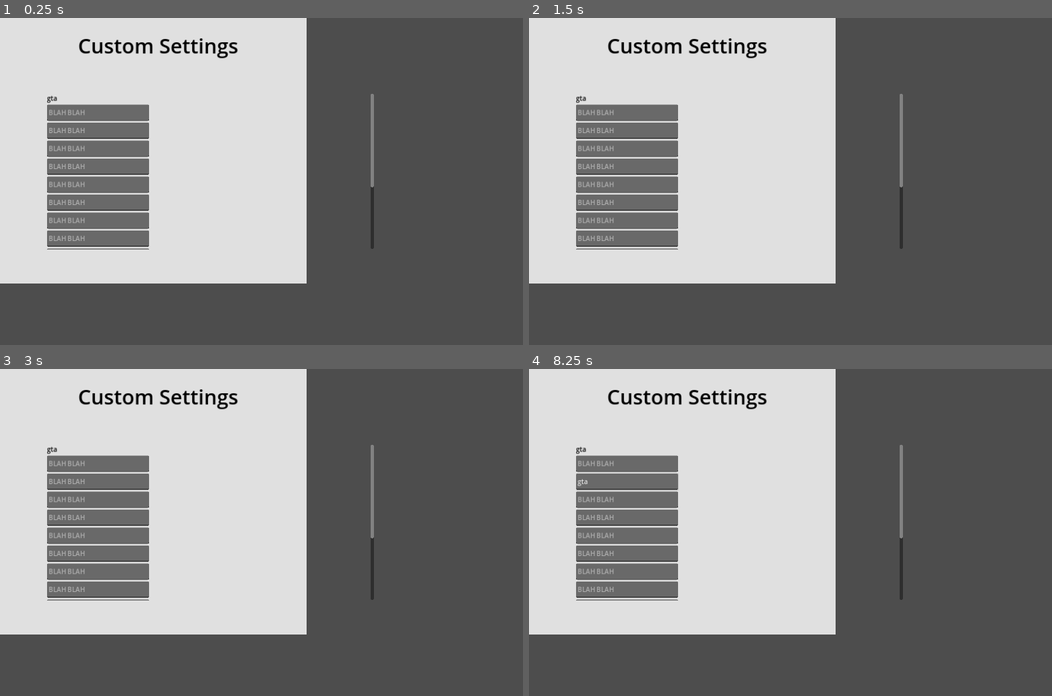
Above: before the commit, frames 1-4 (two rows, left to right).
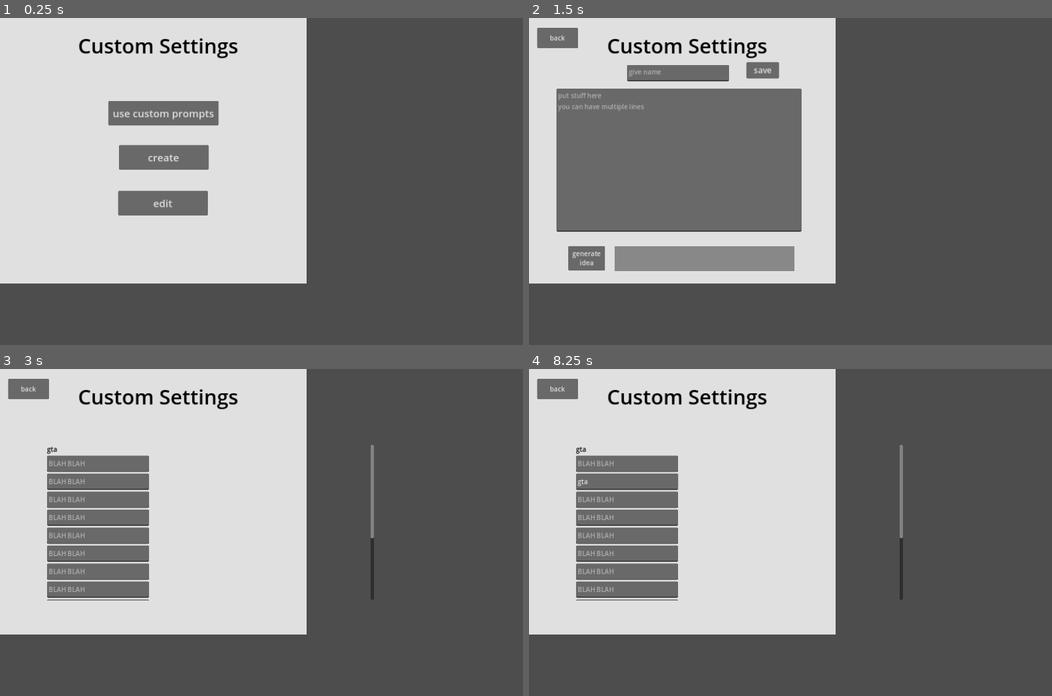
Above: after the commit, the same moments.

Repository: Beepered/WouldYouPressTheButton-Special
Game: Godot game, scene res://scenes/custom_selection.tscn
Two runs of this game, one before a commit and one after it. Both use one fixed random seed, a clock stepped at 60 frames per second and the inputs below. This scene is started directly instead of the project's main scene.
Inputs (mouse positions are in pixels of both pictures, inside the frame that each line leads up to):
- Up to frame 1 (0.25 s): no input
- Up to frame 2 (1.5 s): click (691, 112) at 0.5 s, where only the run after the commit has a clickable "use custom prompts"; click (691, 158) at 1.25 s, where only the run after the commit has a clickable "create"
- Up to frame 3 (3 s): click (26, 388) at 2 s, where only the run after the commit has a clickable "back"; click (162, 555) at 2.75 s, where only the run after the commit has a clickable "edit"
- Up to frame 4 (8.25 s): tap Enter at 3.5, 5, 6.5 s; move the mouse to (905, 516) at 3.52 s; click (905, 516) at 3.67 s; tap Space at 4.25, 5.75, 7.25 s; move the mouse to (685, 548) at 4.27 s; click (685, 548) at 4.42 s; move the mouse to (842, 460) at 5.02 s; click (842, 460) at 5.17 s; move the mouse to (764, 597) at 5.77 s; click (764, 597) at 5.92 s; move the mouse to (947, 581) at 6.52 s; click (947, 581) at 6.67 s; move the mouse to (633, 483) at 7.27 s; click (633, 483) at 7.42 s; type "gta" at 8 s

The runs differ from the first frame. In frame 1, 10% of the frame differs, in the area x 9-72%, y 23-71%; in frame 2, 20%, in the area x 1-72%, y 3-78%; in frame 3, 0.5%; in frame 4, 0.5%.

Commit message:
can save custom text

Diff:
--- a/wouldyoupressthebutton-special/scenes/custom_selection.tscn
+++ b/wouldyoupressthebutton-special/scenes/custom_selection.tscn
@@ -1,8 +1,12 @@
-[gd_scene load_steps=2 format=3 uid="uid://bnt4e3i3svop0"]
+[gd_scene load_steps=4 format=3 uid="uid://bnt4e3i3svop0"]
+
+[ext_resource type="Script" path="res://scripts/custom/custom_selection.gd" id="1_ajl7c"]
+[ext_resource type="Script" path="res://scripts/custom/create.gd" id="1_k86w4"]
 
 [sub_resource type="Theme" id="Theme_wda7e"]
 
 [node name="CustomSelection" type="Node2D"]
+script = ExtResource("1_ajl7c")
 
 [node name="Background" type="ColorRect" parent="."]
 anchors_preset = 8
@@ -32,7 +36,7 @@
 [node name="main" type="CanvasLayer" parent="."]
 visible = false
 
-[node name="Button" type="Button" parent="main"]
+[node name="use select" type="Button" parent="main"]
 offset_left = 265.0
 offset_top = 203.0
 offset_right = 535.0
@@ -40,7 +44,7 @@
 theme_override_font_sizes/font_size = 25
 text = "use custom prompts"
 
-[node name="Button2" type="Button" parent="main"]
+[node name="create select" type="Button" parent="main"]
 offset_left = 291.0
 offset_top = 311.0
 offset_right = 511.0
@@ -48,7 +52,7 @@
 theme_override_font_sizes/font_size = 25
 text = "create"
 
-[node name="Button3" type="Button" parent="main"]
+[node name="edit select" type="Button" parent="main"]
 offset_left = 289.0
 offset_top = 423.0
 offset_right = 509.0
@@ -57,7 +61,7 @@
 text = "edit"
 
 [node name="create" type="CanvasLayer" parent="."]
-visible = false
+script = ExtResource("1_k86w4")
 
 [node name="back" type="Button" parent="create"]
 offset_left = 20.0
@@ -97,18 +101,43 @@
 text = "generate idea"
 autowrap_mode = 2
 
-[node name="idea text" type="Label" parent="create"]
-offset_left = 204.0
+[node name="idea" type="ColorRect" parent="create"]
+offset_left = 210.0
 offset_top = 559.0
-offset_right = 654.0
+offset_right = 650.0
 offset_bottom = 619.0
+color = Color(0, 0, 0, 0.392157)
+
+[node name="idea text" type="Label" parent="create/idea"]
+offset_left = 10.0
+offset_top = 5.0
+offset_right = 430.0
+offset_bottom = 55.0
 theme_override_colors/font_color = Color(0, 0, 0, 1)
 theme_override_font_sizes/font_size = 20
-text = "idea 1"
-
-[node name="edit selection" type="CanvasLayer" parent="."]
-
-[node name="ScrollContainer" type="ScrollContainer" parent="edit selection"]
+vertical_alignment = 1
+
+[node name="warning" type="Label" parent="create"]
+visible = false
+offset_left = 151.0
+offset_top = 306.0
+offset_right = 591.0
+offset_bottom = 369.0
+theme_override_colors/font_color = Color(0.815686, 0, 0, 1)
+theme_override_font_sizes/font_size = 45
+text = "PLEASE PUT A NAME"
+
+[node name="edit" type="CanvasLayer" parent="."]
+visible = false
+
+[node name="back" type="Button" parent="edit"]
+offset_left = 20.0
+offset_top = 24.0
+offset_right = 120.0
+offset_bottom = 74.0
+text = "back"
+
+[node name="ScrollContainer" type="ScrollContainer" parent="edit"]
 offset_left = 115.0
 offset_top = 185.0
 offset_right = 915.0
@@ -117,150 +146,157 @@
 horizontal_scroll_mode = 0
 vertical_scroll_mode = 2
 
-[node name="VBoxContainer" type="VBoxContainer" parent="edit selection/ScrollContainer"]
-layout_mode = 2
-
-[node name="Label" type="Label" parent="edit selection/ScrollContainer/VBoxContainer"]
+[node name="VBoxContainer" type="VBoxContainer" parent="edit/ScrollContainer"]
+layout_mode = 2
+
+[node name="Label" type="Label" parent="edit/ScrollContainer/VBoxContainer"]
 layout_mode = 2
 theme_override_colors/font_color = Color(0, 0, 0, 1)
 text = "gta"
 
-[node name="Line" type="LineEdit" parent="edit selection/ScrollContainer/VBoxContainer"]
-custom_minimum_size = Vector2(250, 40)
-layout_mode = 2
-placeholder_text = "BLAH BLAH"
-max_length = 20
-context_menu_enabled = false
-shortcut_keys_enabled = false
-middle_mouse_paste_enabled = false
-drag_and_drop_selection_enabled = false
-
-[node name="Line2" type="LineEdit" parent="edit selection/ScrollContainer/VBoxContainer"]
-custom_minimum_size = Vector2(250, 40)
-layout_mode = 2
-placeholder_text = "BLAH BLAH"
-max_length = 20
-context_menu_enabled = false
-shortcut_keys_enabled = false
-middle_mouse_paste_enabled = false
-drag_and_drop_selection_enabled = false
-
-[node name="Line3" type="LineEdit" parent="edit selection/ScrollContainer/VBoxContainer"]
-custom_minimum_size = Vector2(250, 40)
-layout_mode = 2
-placeholder_text = "BLAH BLAH"
-max_length = 20
-context_menu_enabled = false
-shortcut_keys_enabled = false
-middle_mouse_paste_enabled = false
-drag_and_drop_selection_enabled = false
-
-[node name="Line4" type="LineEdit" parent="edit selection/ScrollContainer/VBoxContainer"]
-custom_minimum_size = Vector2(250, 40)
-layout_mode = 2
-placeholder_text = "BLAH BLAH"
-max_length = 20
-context_menu_enabled = false
-shortcut_keys_enabled = false
-middle_mouse_paste_enabled = false
-drag_and_drop_selection_enabled = false
-
-[node name="Line5" type="LineEdit" parent="edit selection/ScrollContainer/VBoxContainer"]
-custom_minimum_size = Vector2(250, 40)
-layout_mode = 2
-placeholder_text = "BLAH BLAH"
-max_length = 20
-context_menu_enabled = false
-shortcut_keys_enabled = false
-middle_mouse_paste_enabled = false
-drag_and_drop_selection_enabled = false
-
-[node name="Line6" type="LineEdit" parent="edit selection/ScrollContainer/VBoxContainer"]
-custom_minimum_size = Vector2(250, 40)
-layout_mode = 2
-placeholder_text = "BLAH BLAH"
-max_length = 20
-context_menu_enabled = false
-shortcut_keys_enabled = false
-middle_mouse_paste_enabled = false
-drag_and_drop_selection_enabled = false
-
-[node name="Line7" type="LineEdit" parent="edit selection/ScrollContainer/VBoxContainer"]
-custom_minimum_size = Vector2(250, 40)
-layout_mode = 2
-placeholder_text = "BLAH BLAH"
-max_length = 20
-context_menu_enabled = false
-shortcut_keys_enabled = false
-middle_mouse_paste_enabled = false
-drag_and_drop_selection_enabled = false
-
-[node name="Line8" type="LineEdit" parent="edit selection/ScrollContainer/VBoxContainer"]
-custom_minimum_size = Vector2(250, 40)
-layout_mode = 2
-placeholder_text = "BLAH BLAH"
-max_length = 20
-context_menu_enabled = false
-shortcut_keys_enabled = false
-middle_mouse_paste_enabled = false
-drag_and_drop_selection_enabled = false
-
-[node name="Line9" type="LineEdit" parent="edit selection/ScrollContainer/VBoxContainer"]
-custom_minimum_size = Vector2(250, 40)
-layout_mode = 2
-placeholder_text = "BLAH BLAH"
-max_length = 20
-context_menu_enabled = false
-shortcut_keys_enabled = false
-middle_mouse_paste_enabled = false
-drag_and_drop_selection_enabled = false
-
-[node name="Line10" type="LineEdit" parent="edit selection/ScrollContainer/VBoxContainer"]
-custom_minimum_size = Vector2(250, 40)
-layout_mode = 2
-placeholder_text = "BLAH BLAH"
-max_length = 20
-context_menu_enabled = false
-shortcut_keys_enabled = false
-middle_mouse_paste_enabled = false
-drag_and_drop_selection_enabled = false
-
-[node name="Line11" type="LineEdit" parent="edit selection/ScrollContainer/VBoxContainer"]
-custom_minimum_size = Vector2(250, 40)
-layout_mode = 2
-placeholder_text = "BLAH BLAH"
-max_length = 20
-context_menu_enabled = false
-shortcut_keys_enabled = false
-middle_mouse_paste_enabled = false
-drag_and_drop_selection_enabled = false
-
-[node name="Line12" type="LineEdit" parent="edit selection/ScrollContainer/VBoxContainer"]
-custom_minimum_size = Vector2(250, 40)
-layout_mode = 2
-placeholder_text = "BLAH BLAH"
-max_length = 20
-context_menu_enabled = false
-shortcut_keys_enabled = false
-middle_mouse_paste_enabled = false
-drag_and_drop_selection_enabled = false
-
-[node name="Line13" type="LineEdit" parent="edit selection/ScrollContainer/VBoxContainer"]
-custom_minimum_size = Vector2(250, 40)
-layout_mode = 2
-placeholder_text = "BLAH BLAH"
-max_length = 20
-context_menu_enabled = false
-shortcut_keys_enabled = false
-middle_mouse_paste_enabled = false
-drag_and_drop_selection_enabled = false
-
-[node name="Line14" type="LineEdit" parent="edit selection/ScrollContainer/VBoxContainer"]
-custom_minimum_size = Vector2(250, 40)
-layout_mode = 2
-placeholder_text = "BLAH BLAH"
-max_length = 20
-context_menu_enabled = false
-shortcut_keys_enabled = false
-middle_mouse_paste_enabled = false
-drag_and_drop_selection_enabled = false
+[node name="Line" type="LineEdit" parent="edit/ScrollContainer/VBoxContainer"]
+custom_minimum_size = Vector2(250, 40)
+layout_mode = 2
+placeholder_text = "BLAH BLAH"
+max_length = 20
+context_menu_enabled = false
+shortcut_keys_enabled = false
+middle_mouse_paste_enabled = false
+drag_and_drop_selection_enabled = false
+
+[node name="Line2" type="LineEdit" parent="edit/ScrollContainer/VBoxContainer"]
+custom_minimum_size = Vector2(250, 40)
+layout_mode = 2
+placeholder_text = "BLAH BLAH"
+max_length = 20
+context_menu_enabled = false
+shortcut_keys_enabled = false
+middle_mouse_paste_enabled = false
+drag_and_drop_selection_enabled = false
+
+[node name="Line3" type="LineEdit" parent="edit/ScrollContainer/VBoxContainer"]
+custom_minimum_size = Vector2(250, 40)
+layout_mode = 2
+placeholder_text = "BLAH BLAH"
+max_length = 20
+context_menu_enabled = false
+shortcut_keys_enabled = false
+middle_mouse_paste_enabled = false
+drag_and_drop_selection_enabled = false
+
+[node name="Line4" type="LineEdit" parent="edit/ScrollContainer/VBoxContainer"]
+custom_minimum_size = Vector2(250, 40)
+layout_mode = 2
+placeholder_text = "BLAH BLAH"
+max_length = 20
+context_menu_enabled = false
+shortcut_keys_enabled = false
+middle_mouse_paste_enabled = false
+drag_and_drop_selection_enabled = false
+
+[node name="Line5" type="LineEdit" parent="edit/ScrollContainer/VBoxContainer"]
+custom_minimum_size = Vector2(250, 40)
+layout_mode = 2
+placeholder_text = "BLAH BLAH"
+max_length = 20
+context_menu_enabled = false
+shortcut_keys_enabled = false
+middle_mouse_paste_enabled = false
+drag_and_drop_selection_enabled = false
+
+[node name="Line6" type="LineEdit" parent="edit/ScrollContainer/VBoxContainer"]
+custom_minimum_size = Vector2(250, 40)
+layout_mode = 2
+placeholder_text = "BLAH BLAH"
+max_length = 20
+context_menu_enabled = false
+shortcut_keys_enabled = false
+middle_mouse_paste_enabled = false
+drag_and_drop_selection_enabled = false
+
+[node name="Line7" type="LineEdit" parent="edit/ScrollContainer/VBoxContainer"]
+custom_minimum_size = Vector2(250, 40)
+layout_mode = 2
+placeholder_text = "BLAH BLAH"
+max_length = 20
+context_menu_enabled = false
+shortcut_keys_enabled = false
+middle_mouse_paste_enabled = false
+drag_and_drop_selection_enabled = false
+
+[node name="Line8" type="LineEdit" parent="edit/ScrollContainer/VBoxContainer"]
+custom_minimum_size = Vector2(250, 40)
+layout_mode = 2
+placeholder_text = "BLAH BLAH"
+max_length = 20
+context_menu_enabled = false
+shortcut_keys_enabled = false
+middle_mouse_paste_enabled = false
+drag_and_drop_selection_enabled = false
+
+[node name="Line9" type="LineEdit" parent="edit/ScrollContainer/VBoxContainer"]
+custom_minimum_size = Vector2(250, 40)
+layout_mode = 2
+placeholder_text = "BLAH BLAH"
+max_length = 20
+context_menu_enabled = false
+shortcut_keys_enabled = false
+middle_mouse_paste_enabled = false
+drag_and_drop_selection_enabled = false
+
+[node name="Line10" type="LineEdit" parent="edit/ScrollContainer/VBoxContainer"]
+custom_minimum_size = Vector2(250, 40)
+layout_mode = 2
+placeholder_text = "BLAH BLAH"
+max_length = 20
+context_menu_enabled = false
+shortcut_keys_enabled = false
+middle_mouse_paste_enabled = false
+drag_and_drop_selection_enabled = false
+
+[node name="Line11" type="LineEdit" parent="edit/ScrollContainer/VBoxContainer"]
+custom_minimum_size = Vector2(250, 40)
+layout_mode = 2
+placeholder_text = "BLAH BLAH"
+max_length = 20
+context_menu_enabled = false
+shortcut_keys_enabled = false
+middle_mouse_paste_enabled = false
+drag_and_drop_selection_enabled = false
+
+[node name="Line12" type="LineEdit" parent="edit/ScrollContainer/VBoxContainer"]
+custom_minimum_size = Vector2(250, 40)
+layout_mode = 2
+placeholder_text = "BLAH BLAH"
+max_length = 20
+context_menu_enabled = false
+shortcut_keys_enabled = false
+middle_mouse_paste_enabled = false
+drag_and_drop_selection_enabled = false
+
+[node name="Line13" type="LineEdit" parent="edit/ScrollContainer/VBoxContainer"]
+custom_minimum_size = Vector2(250, 40)
+layout_mode = 2
+placeholder_text = "BLAH BLAH"
+max_length = 20
+context_menu_enabled = false
+shortcut_keys_enabled = false
+middle_mouse_paste_enabled = false
+drag_and_drop_selection_enabled = false
+
+[node name="Line14" type="LineEdit" parent="edit/ScrollContainer/VBoxContainer"]
+custom_minimum_size = Vector2(250, 40)
+layout_mode = 2
+placeholder_text = "BLAH BLAH"
+max_length = 20
+context_menu_enabled = false
+shortcut_keys_enabled = false
+middle_mouse_paste_enabled = false
+drag_and_drop_selection_enabled = false
+
+[connection signal="pressed" from="main/create select" to="." method="_on_create_select_pressed"]
+[connection signal="pressed" from="main/edit select" to="." method="_on_edit_select_pressed"]
+[connection signal="pressed" from="create/back" to="." method="_on_back_pressed"]
+[connection signal="pressed" from="create/save" to="create" method="_on_save_pressed"]
+[connection signal="pressed" from="create/generate idea" to="create" method="_on_generate_idea_pressed"]
+[connection signal="pressed" from="edit/back" to="." method="_on_back_pressed"]
--- /dev/null
+++ b/wouldyoupressthebutton-special/scripts/custom/create.gd
@@ -0,0 +1,30 @@
+extends CanvasLayer
+
+@onready var ideaText = $"idea/idea text"
+var ideas = ["lemon", "skateboard"]
+var ideaIndex = 0
+
+func _on_save_pressed() -> void:
+	if($name.text):
+		var path = "res://prompts/" + $name.text
+		var file = FileAccess.open(path,FileAccess.WRITE)
+		file.store_string($prompts.text)
+		file.close()
+	else:
+		$warning.visible = true
+		await get_tree().create_timer(1.0).timeout
+		$warning.visible = false
+
+func _load_path(path):
+	var file = FileAccess.open("res://prompts/" + path, FileAccess.READ)
+	if(file):
+		var content = file.get_as_text()
+		$name.text = path
+		$prompts.text = content
+
+func _on_generate_idea_pressed() -> void:
+	var newIdea = randi_range(0, ideas.size() - 1)
+	while(ideaIndex == newIdea):
+		newIdea = randi_range(0, ideas.size() - 1)
+	ideaIndex = newIdea
+	ideaText.text = ideas[ideaIndex]
--- /dev/null
+++ b/wouldyoupressthebutton-special/scripts/custom/custom_selection.gd
@@ -0,0 +1,28 @@
+extends Node2D
+
+
+@onready var main = $main
+@onready var create = $create
+@onready var edit = $"edit"
+
+@onready var useSelect = $"main/use select"
+@onready var createSelect = $"main/create select"
+@onready var editSelect = $"main/edit select"
+
+func _ready() -> void:
+	main.visible = true
+	create.visible = false
+	edit.visible = false
+
+func _on_create_select_pressed() -> void:
+	main.visible = false
+	create.visible = true
+
+func _on_edit_select_pressed() -> void:
+	main.visible = false
+	edit.visible = true
+
+func _on_back_pressed() -> void:
+	main.visible = true
+	create.visible = false
+	edit.visible = false
